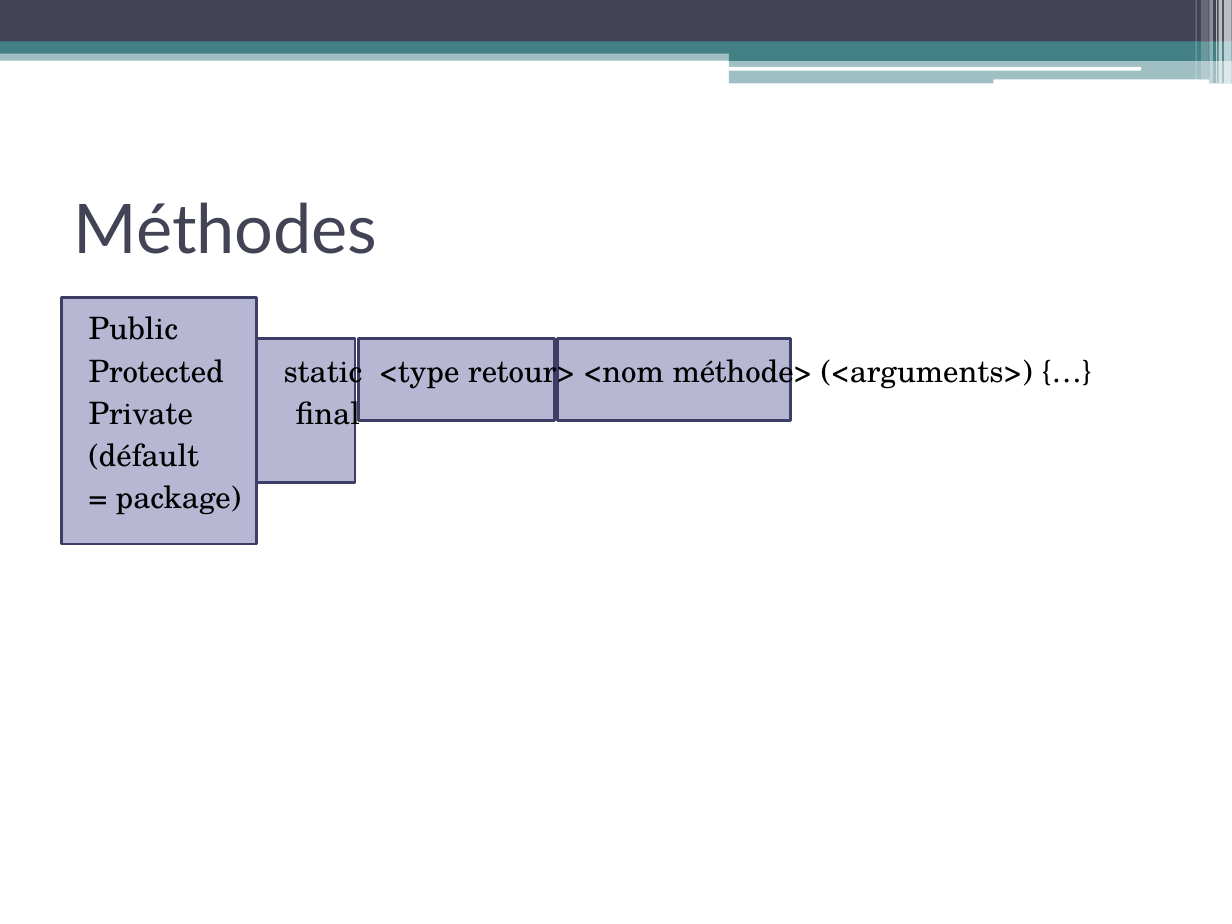
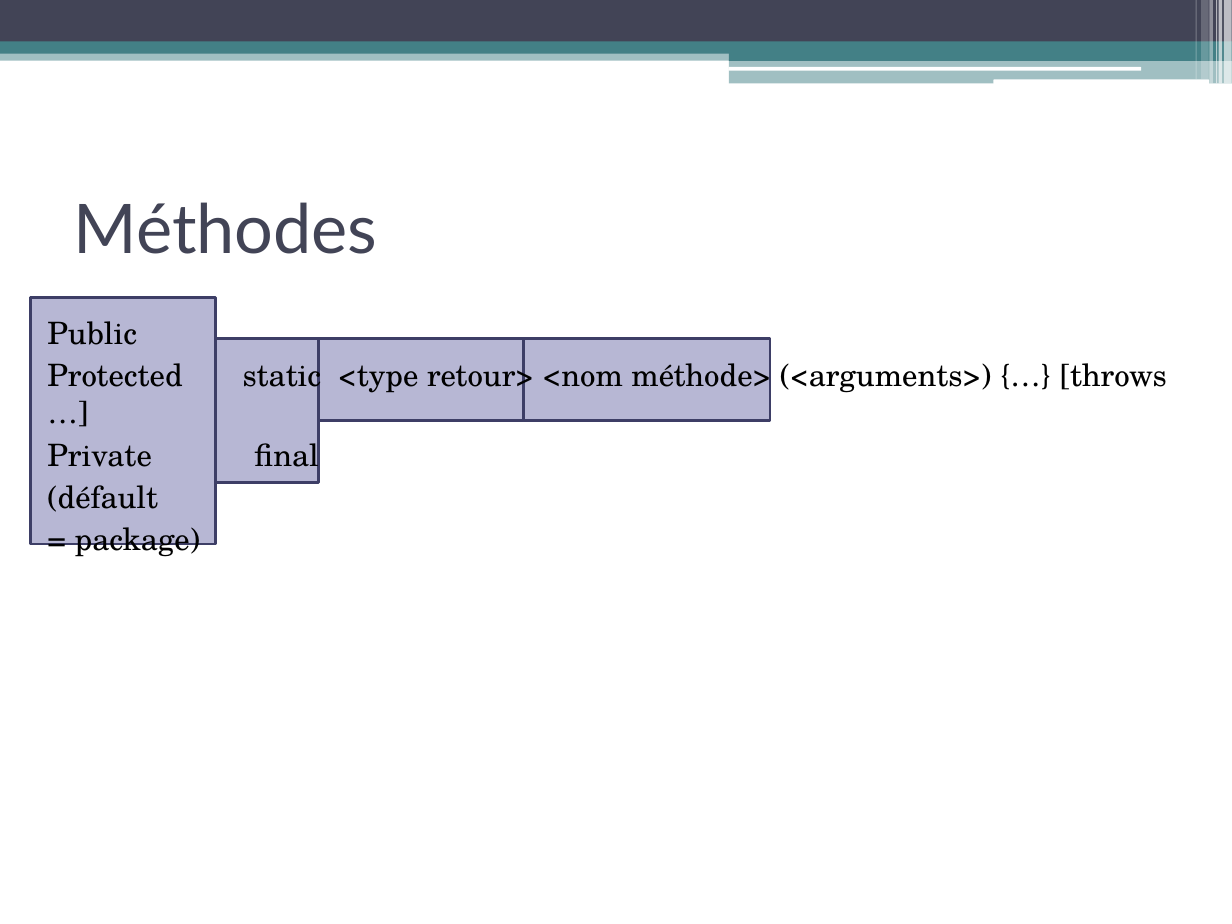
Before and after one commit to mriam123456/Cours-Licence-Pro-Android-iOS, a slide deck: slide 4 of Java101.pptx. Drawn at 1232x924 pixels with LibreOffice and Linux fonts; fonts in the diff are those of the drawing. Boxes give left, top, right and bottom in pixels: in the first picture for what was removed or moved away, otherwise in the second. Text is boxed around its words. In the diff, an @@ line names an element or a change of style, - is before the commit and + after.

```diff
--- a/Java101.pptx
+++ b/Java101.pptx
@@ rectangle: place and size @@
-rectangle at (62,298,256,545)
+rectangle at (31,298,216,545)
@@ text "Public": place and size @@
-text "Public" at (89,316,1033,433)
+text "Public" at (47,321,1167,475)
@@ text at (47,356,1167,396): text changed @@
-Protected static <type retour> <nom méthode> (<arguments>) {…}
+Protected static <type retour> <nom méthode> (<arguments>) {…} [throws …]
@@ rectangle: place and size @@
-rectangle at (241,339,355,483)
+rectangle at (216,339,318,483)
@@ rectangle: place and size @@
-rectangle at (359,339,554,421)
+rectangle at (318,339,524,421)
@@ rectangle: place and size @@
-rectangle at (557,339,790,420)
+rectangle at (524,339,770,420)
```
Also in this commit, not shown: 1 other slide changed, 1 slide added.
